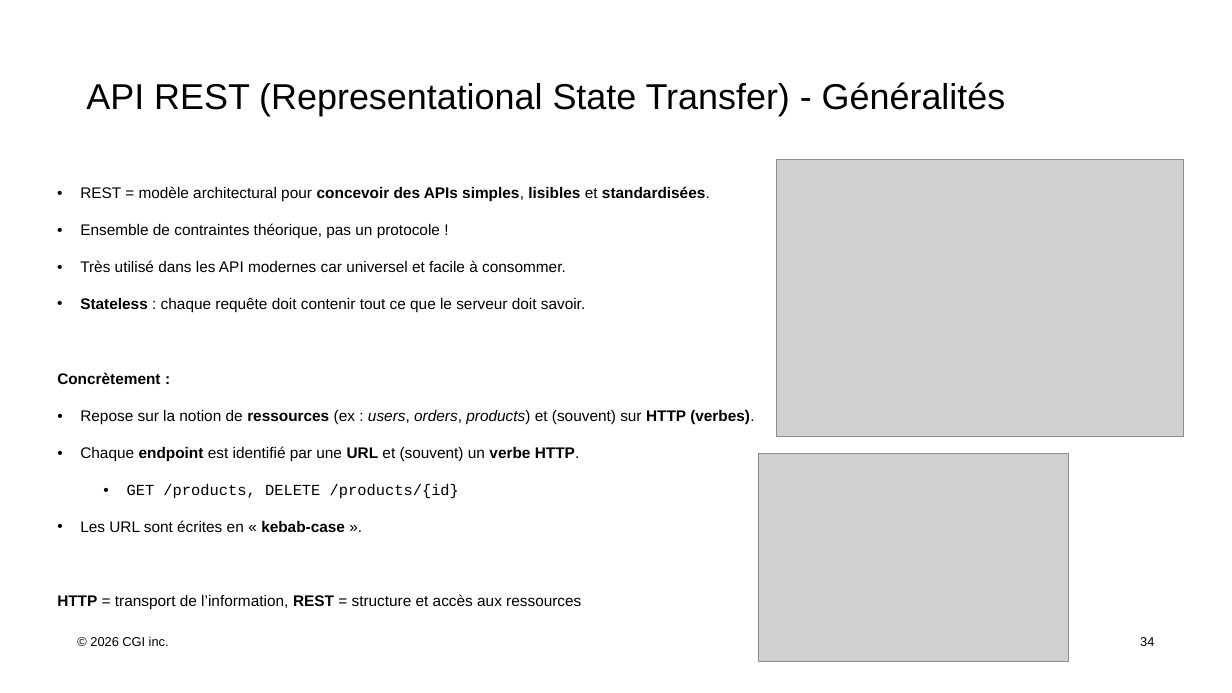
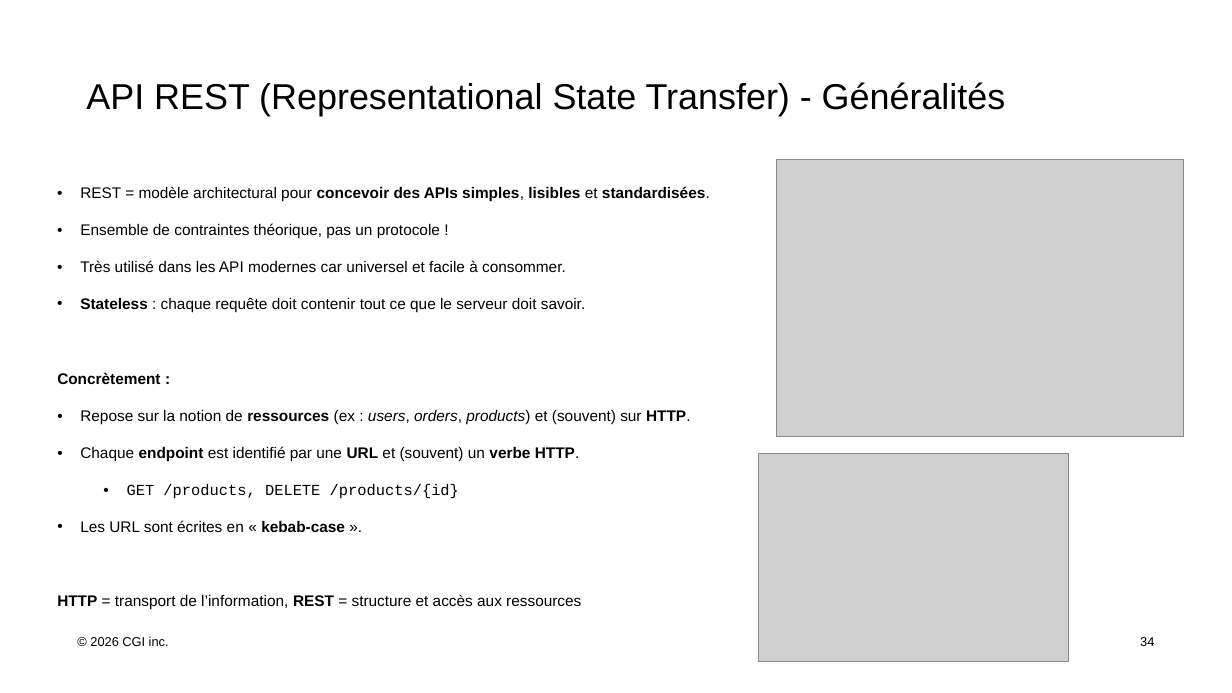
Before and after one commit to boubacarb1003-hue/Polytech-Nancy-TD-backend-students, a slide deck: slide 34 of cours/FY26 CM1 Initiation au développement WEB 1.1.1.pptx. Drawn at 1232x693 pixels with LibreOffice and Linux fonts; fonts in the diff are those of the drawing; grey boxes stand for pictures. Boxes give left, top, right and bottom in pixels: in the first picture for what was removed or moved away, otherwise in the second. Text is boxed around its words. In the diff, an @@ line names an element or a change of style, - is before the commit and + after.

Commit message:
Fix slides

```diff
--- a/cours/FY26 CM1 Initiation au développement WEB 1.1.1.pptx
+++ b/cours/FY26 CM1 Initiation au développement WEB 1.1.1.pptx
@@ text at box(80, 410, 690, 425): text changed @@
-• Repose sur la notion de ressources (ex : users, orders, products) et (souvent) sur HTTP (verbes).
+• Repose sur la notion de ressources (ex : users, orders, products) et (souvent) sur HTTP.
```
Also in this commit, not shown: 2 other slides changed.
